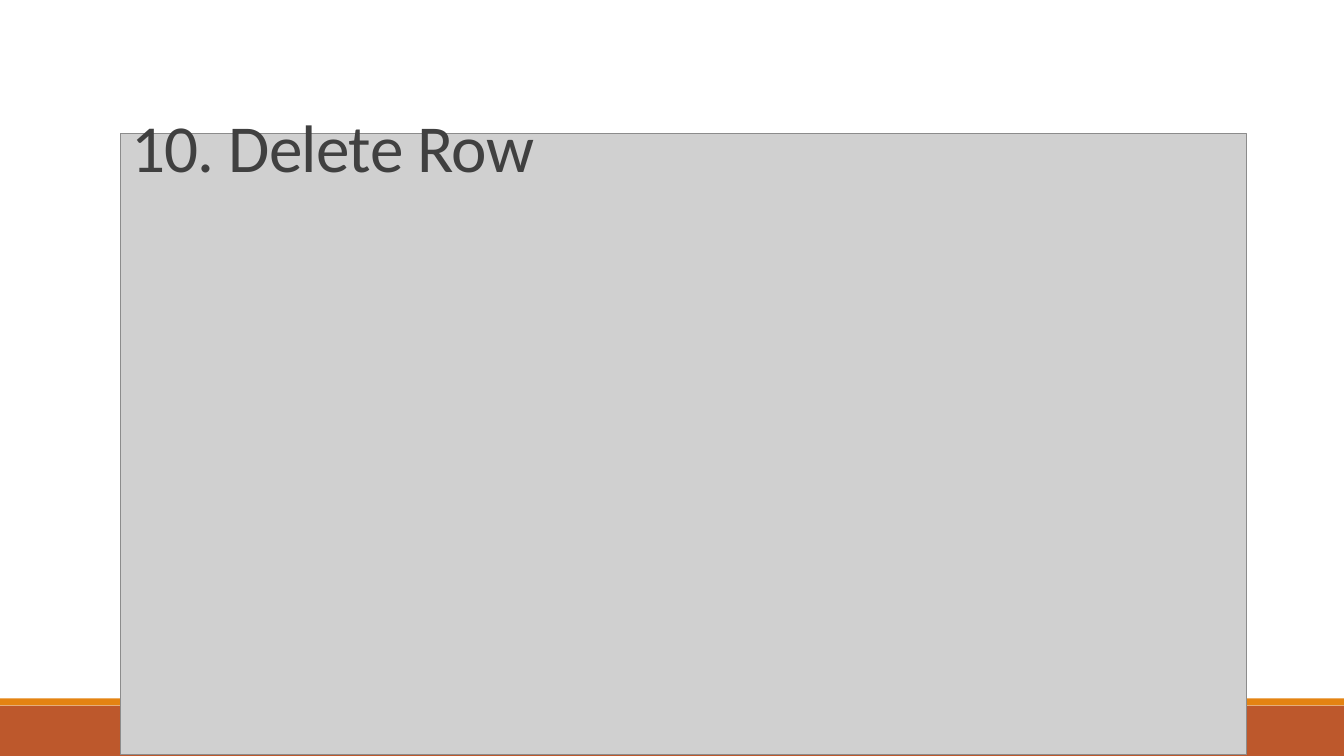
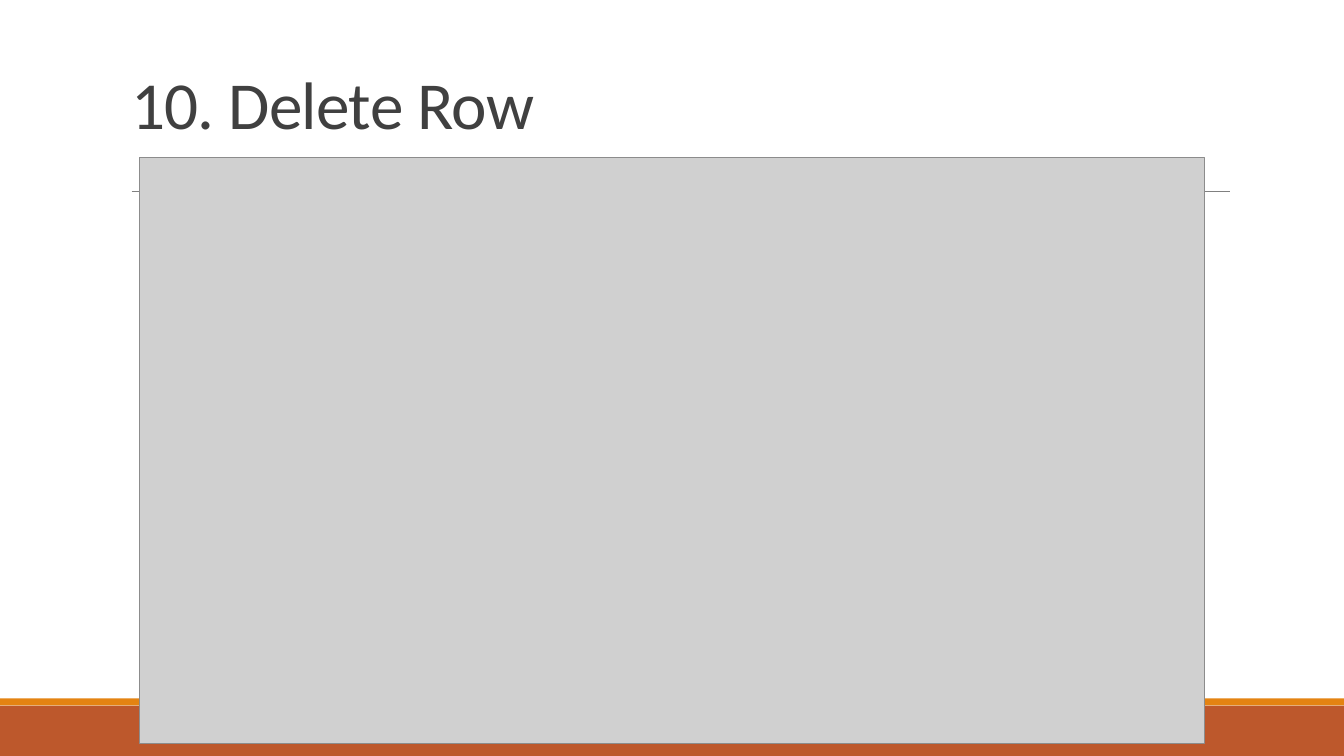
Before and after one commit to IgnaceBleukx/Software-Ontwerp, a slide deck: slide 36 of Presentaties/Iteration2.pptx (slide 34 before the commit). Drawn at 1344x756 pixels with LibreOffice and Linux fonts; fonts in the diff are those of the drawing; grey boxes stand for pictures. Boxes give left, top, right and bottom in pixels: in the first picture for what was removed or moved away, otherwise in the second. Text is boxed around its words. In the diff, an @@ line names an element or a change of style, - is before the commit and + after.

```diff
--- a/Presentaties/Iteration2.pptx
+++ b/Presentaties/Iteration2.pptx
@@ title "10. Delete Row" rewrapped from (131,117,534,173) to (131,82,534,130) @@
@@ picture: place and size @@
-picture at (121,134,1247,755)
+picture at (140,157,1205,743)
@@ line added from (132, 192) to (1231, 192), #808080 0.5 pt @@
```
Also in this commit, not shown: 23 other slides changed, 12 slides added, 10 slides removed.
